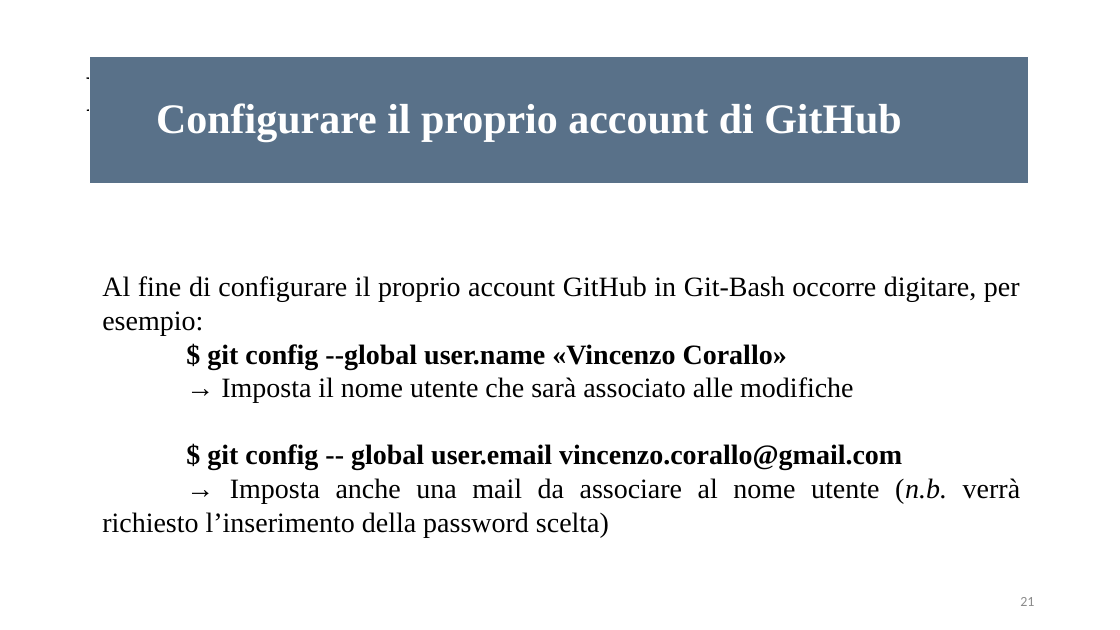
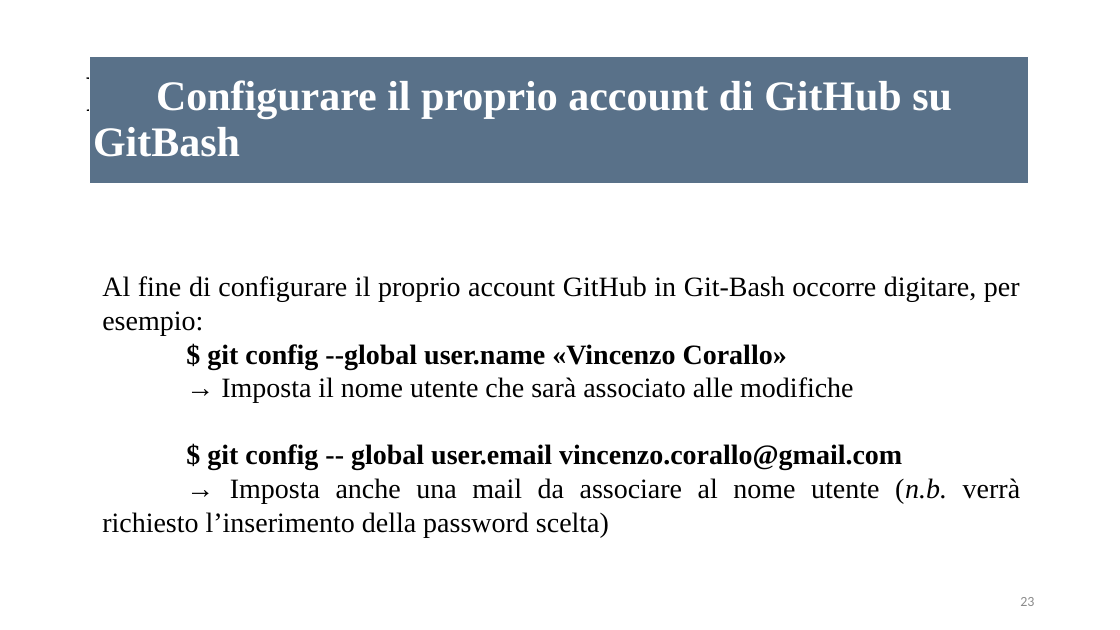
Before and after one commit to Vincenzocr/Slides-Ingegneria-Finanziaria-Unict, a slide deck: slide 23 of Configurazione Anaconda e PyCharm - Introduzione Git.pptx (slide 21 before the commit). Drawn at 1120x630 pixels with LibreOffice and Linux fonts; fonts in the diff are those of the drawing. Boxes give left, top, right and bottom in pixels: in the first picture for what was removed or moved away, otherwise in the second. Text is boxed around its words. In the diff, an @@ line names an element or a change of style, - is before the commit and + after.

```diff
--- a/Configurazione Anaconda e PyCharm - Introduzione Git.pptx
+++ b/Configurazione Anaconda e PyCharm - Introduzione Git.pptx
@@ text in rectangle at [93, 80, 952, 157]: text changed @@
-Configurare il proprio account di GitHub
+Configurare il proprio account di GitHub su GitBash
@@ page number at [1020, 597, 1034, 606]: text changed @@
-21
+23
```
Also in this commit, not shown: 5 other slides changed, 3 slides added, 3 other files.
